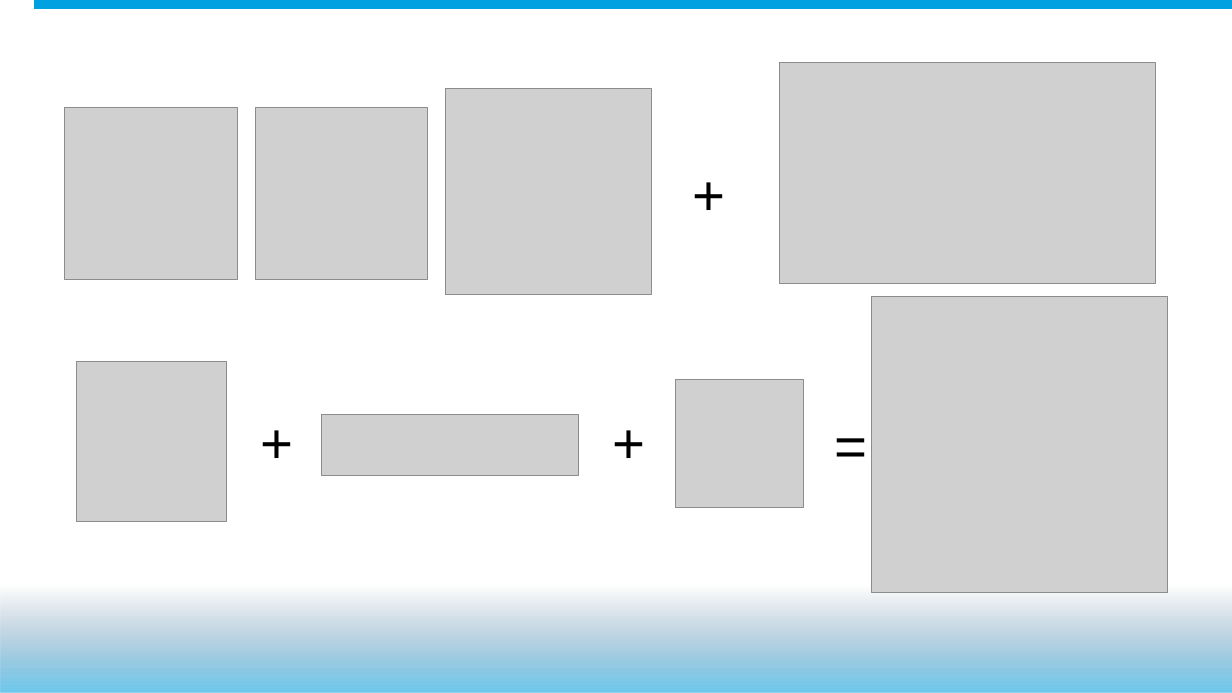
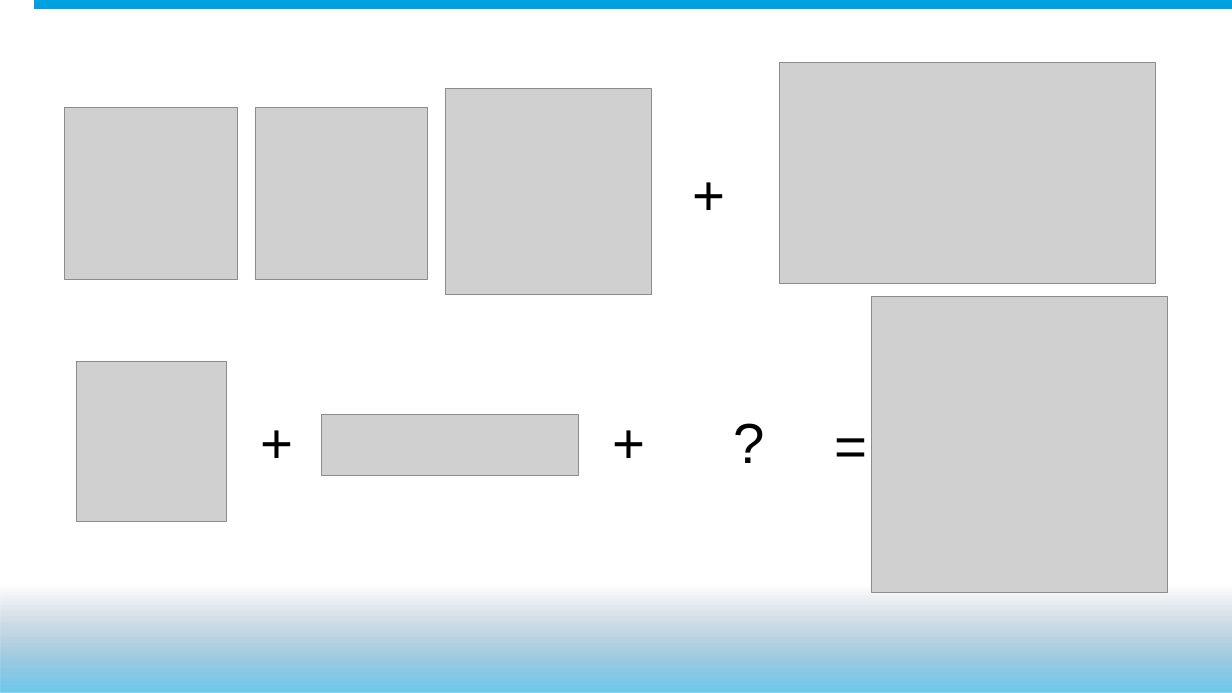
Before and after one commit to mobiletta/VSCode-DF15, a slide deck: slide 9 of John Nelson - DF15 - PowerPoint Presentation - Draft.pptx. Drawn at 1232x693 pixels with LibreOffice and Linux fonts; fonts in the diff are those of the drawing; grey boxes stand for pictures; background and template pictures are left out. Boxes give left, top, right and bottom in pixels: in the first picture for what was removed or moved away, otherwise in the second. Text is boxed around its words. In the diff, an @@ line names an element or a change of style, - is before the commit and + after.

```diff
--- a/John Nelson - DF15 - PowerPoint Presentation - Draft.pptx
+++ b/John Nelson - DF15 - PowerPoint Presentation - Draft.pptx
@@ picture removed at [676,380,803,507] @@
@@ text added at [725,403,775,481], 44 pt, text #000000 @@
+?
```
Also in this commit, not shown: 2 other slides changed, 3 slides added.
